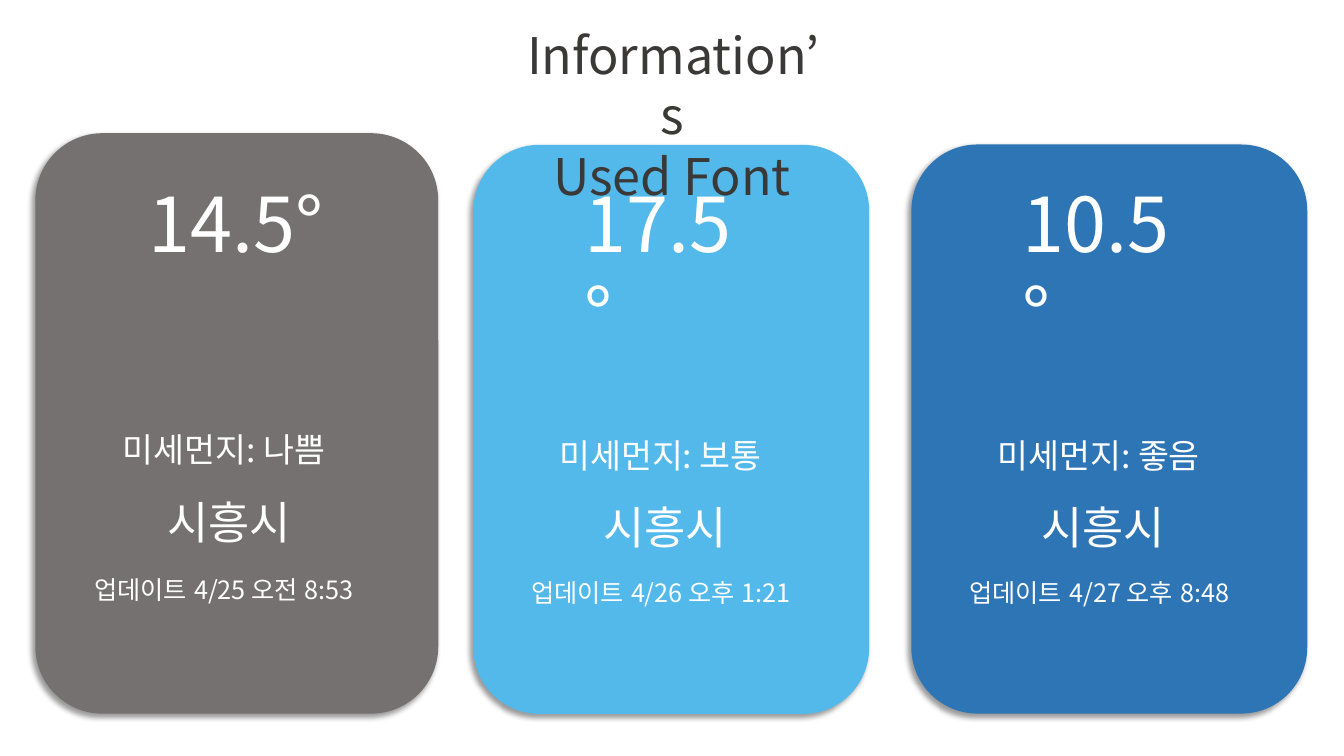
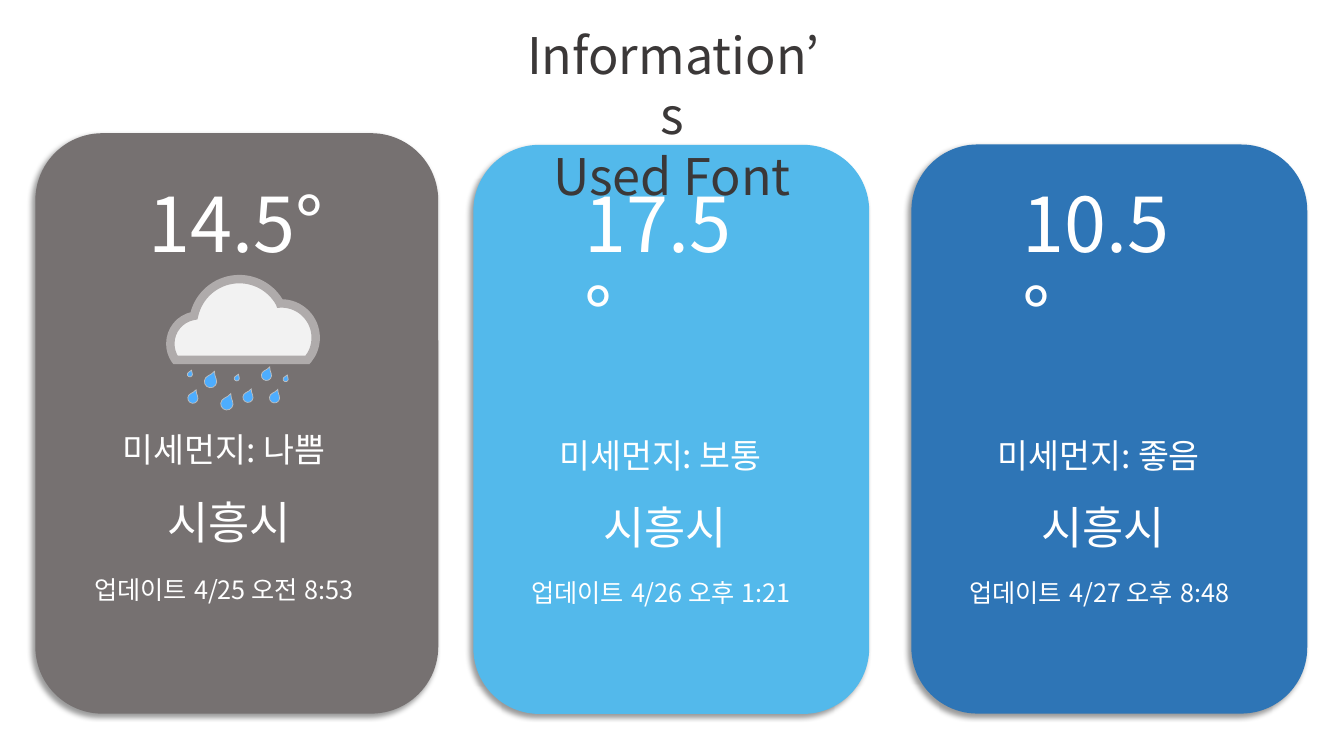
Before and after one commit to mydreamshine/Wetherforecast, a slide deck: slide 4 of PPT/미세한 날씨 리소스 제작.pptx. Drawn at 1344x756 pixels with LibreOffice and Linux fonts; fonts in the diff are those of the drawing. Boxes give left, top, right and bottom in pixels: in the first picture for what was removed or moved away, otherwise in the second. Text is boxed around its words. In the diff, an @@ line names an element or a change of style, - is before the commit and + after.

```diff
--- a/PPT/미세한 날씨 리소스 제작.pptx
+++ b/PPT/미세한 날씨 리소스 제작.pptx
@@ group added at <box>170,279,316,412</box>: 9 teardrops, 1 freeform shape @@
```
Also in this commit, not shown: 2 other slides changed, 4 other files.
